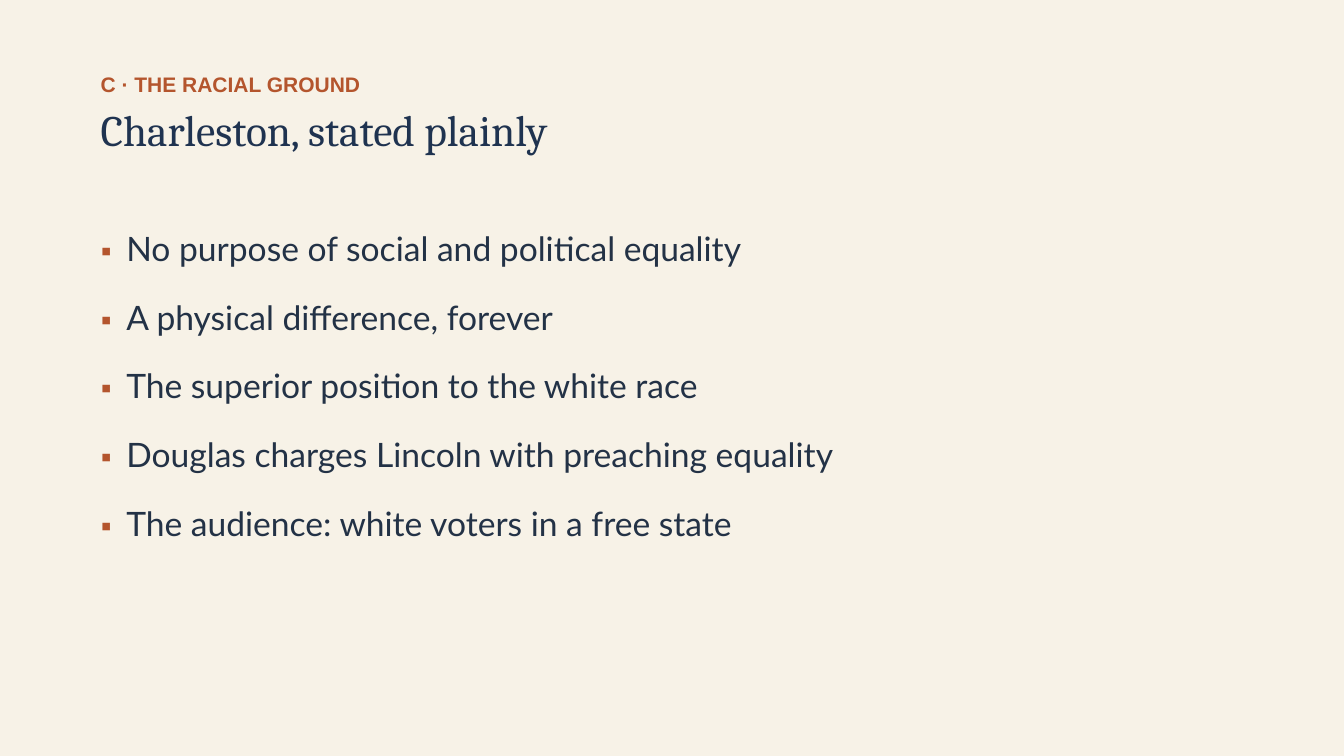
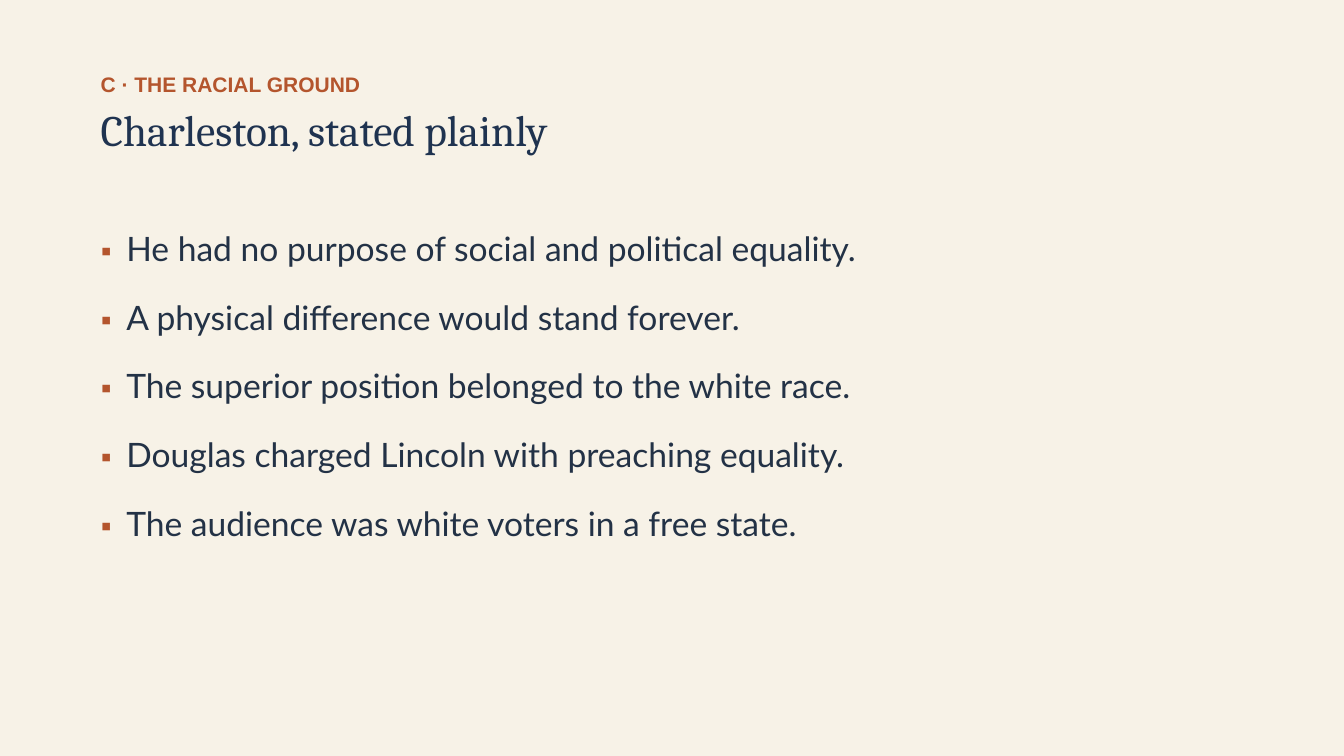
Before and after one commit to ab17gthb/humanities-curriculum-group, a slide deck: slide 10 of sectional-crisis/lesson-05/lesson-05-slides.pptx. Drawn at 1344x756 pixels with LibreOffice and Linux fonts; fonts in the diff are those of the drawing. Boxes give left, top, right and bottom in pixels: in the first picture for what was removed or moved away, otherwise in the second. Text is boxed around its words. In the diff, an @@ line names an element or a change of style, - is before the commit and + after.

```diff
--- a/sectional-crisis/lesson-05/lesson-05-slides.pptx
+++ b/sectional-crisis/lesson-05/lesson-05-slides.pptx
@@ text at (126, 236, 856, 537): text changed @@
-▪ No purpose of social and political equality
-▪ A physical difference, forever
-▪ The superior position to the white race
-▪ Douglas charges Lincoln with preaching equality
-▪ The audience: white voters in a free state
+▪ He had no purpose of social and political equality.
+▪ A physical difference would stand forever.
+▪ The superior position belonged to the white race.
+▪ Douglas charged Lincoln with preaching equality.
+▪ The audience was white voters in a free state.
```
Also in this commit, not shown: 11 other slides changed, 6 other files.
